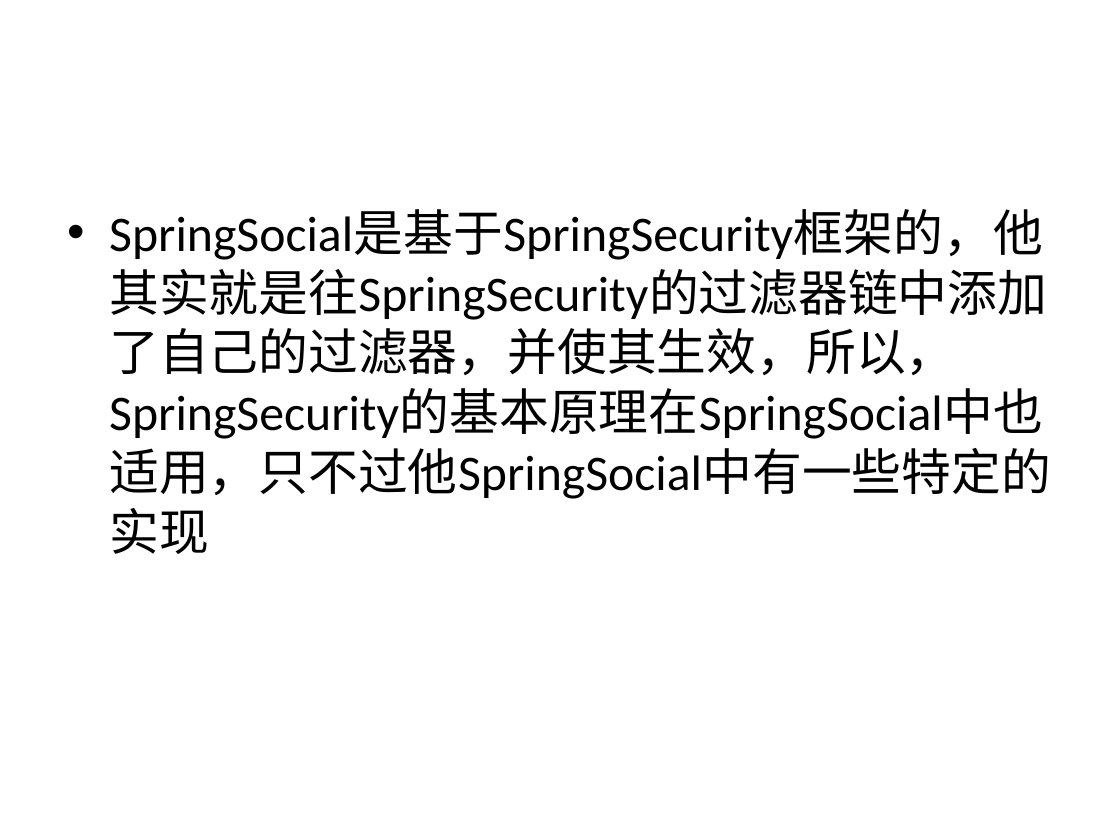
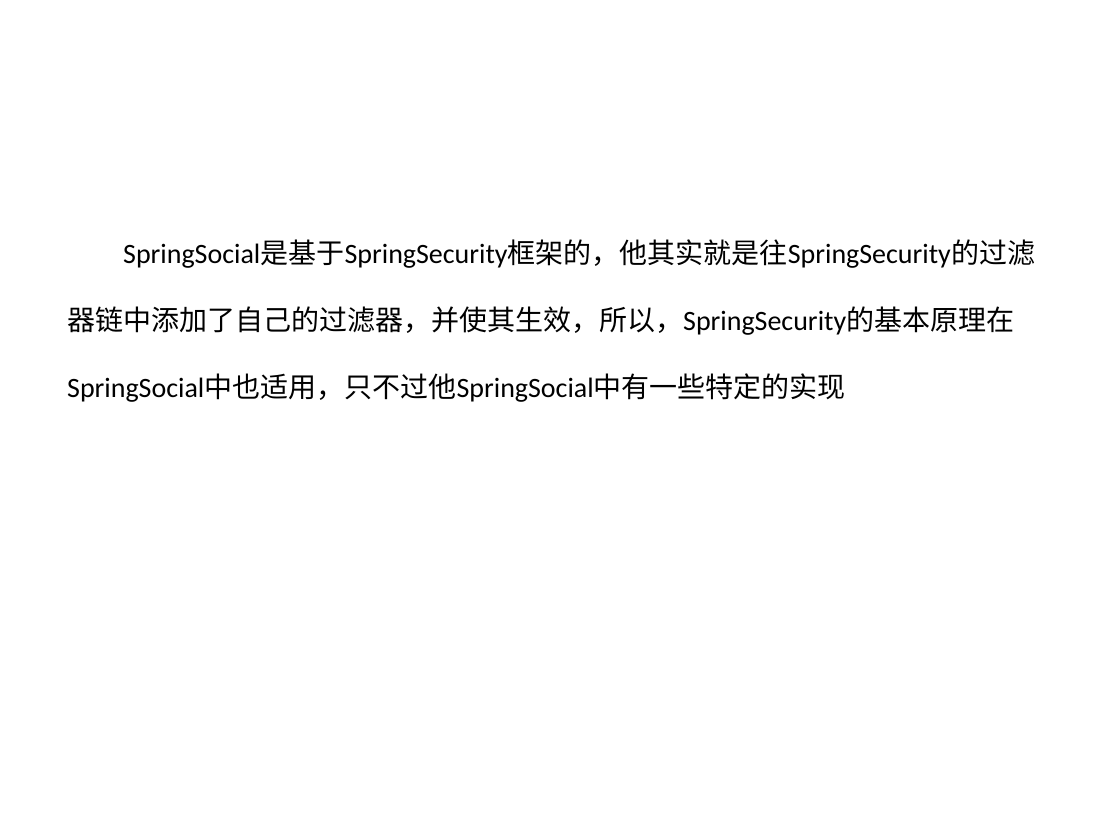
Before and after one commit to wmz6762/security-demo, a slide deck: slide 24 of Spring Security.pptx. Drawn at 1120x840 pixels with LibreOffice and Linux fonts; fonts in the diff are those of the drawing; background and template pictures are left out. Boxes give left, top, right and bottom in pixels: in the first picture for what was removed or moved away, otherwise in the second. Text is boxed around its words. In the diff, an @@ line names an element or a change of style, - is before the commit and + after.

```diff
--- a/Spring Security.pptx
+++ b/Spring Security.pptx
@@ text "SpringSocial是基于SpringSecurity框架的，他其实就是往SpringSecurity的过滤器链中添 ..." at (x1=67, y1=240, x2=1035, y2=402): size 32 to 18 pt; bullet • to none; line spacing 1 to 2; less space between paragraphs @@
```
Also in this commit, not shown: 11 other slides changed, 6 slides added, 3 slides removed, 6 other files.
